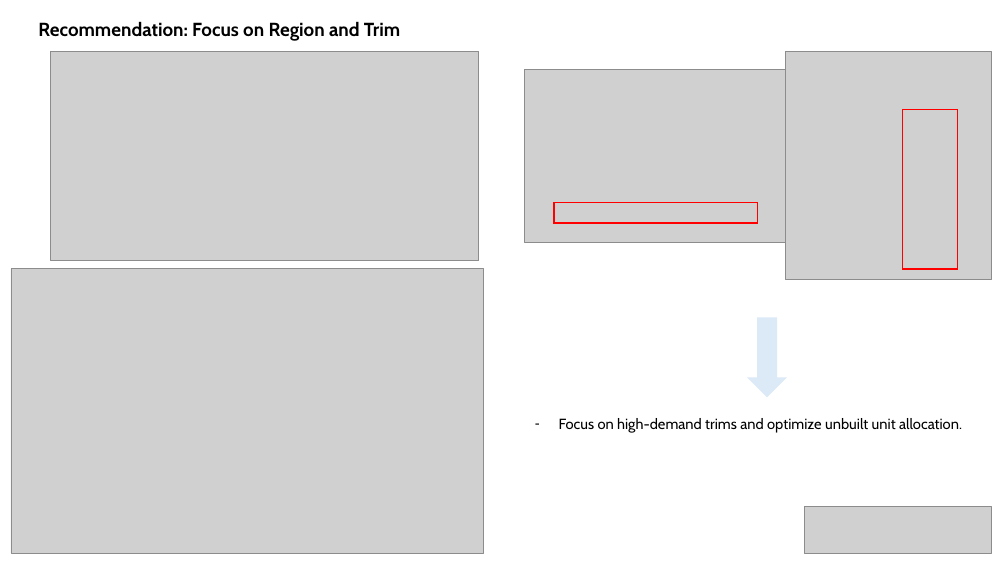
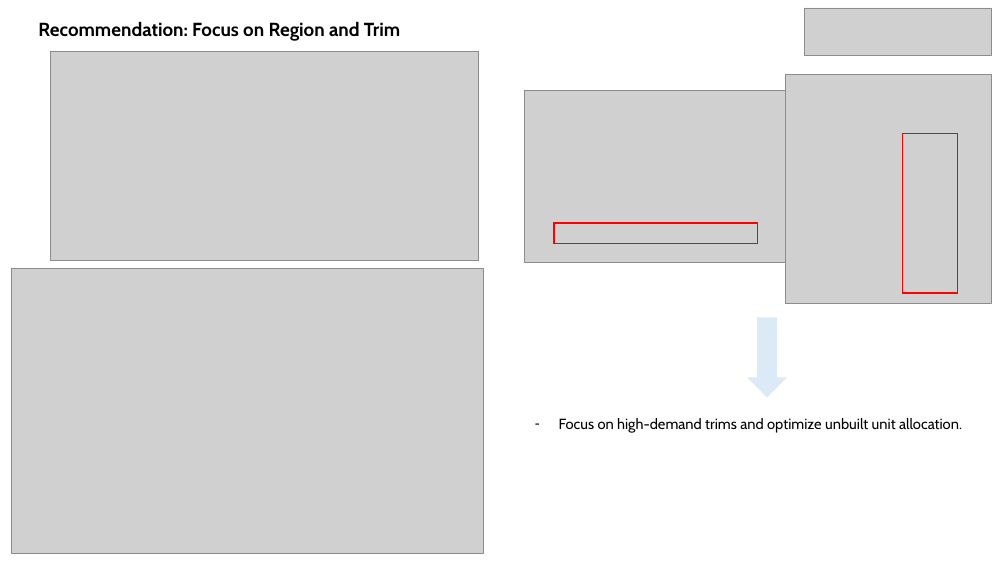
Before and after one commit to slee8495/hyundai_case_study, a slide deck: slide 5 of Presentation-Sangho.pptx. Drawn at 1008x567 pixels with LibreOffice and Linux fonts; fonts in the diff are those of the drawing; grey boxes stand for pictures. Boxes give left, top, right and bottom in pixels: in the first picture for what was removed or moved away, otherwise in the second. Text is boxed around its words. In the diff, an @@ line names an element or a change of style, - is before the commit and + after.

```diff
--- a/Presentation-Sangho.pptx
+++ b/Presentation-Sangho.pptx
@@ picture: place and size @@
-picture at box(805, 506, 991, 553)
+picture at box(805, 8, 991, 55)
@@ picture: place and size @@
-picture at box(785, 51, 991, 280)
+picture at box(785, 75, 991, 303)
@@ picture: place and size @@
-picture at box(525, 70, 787, 242)
+picture at box(525, 90, 787, 262)
@@ rectangle: place and size @@
-rectangle at box(903, 110, 958, 269)
+rectangle at box(903, 133, 958, 293)
@@ rectangle: place and size @@
-rectangle at box(554, 203, 758, 223)
+rectangle at box(554, 223, 758, 243)
```
Also in this commit, not shown: 5 other slides changed, 1 other file.
